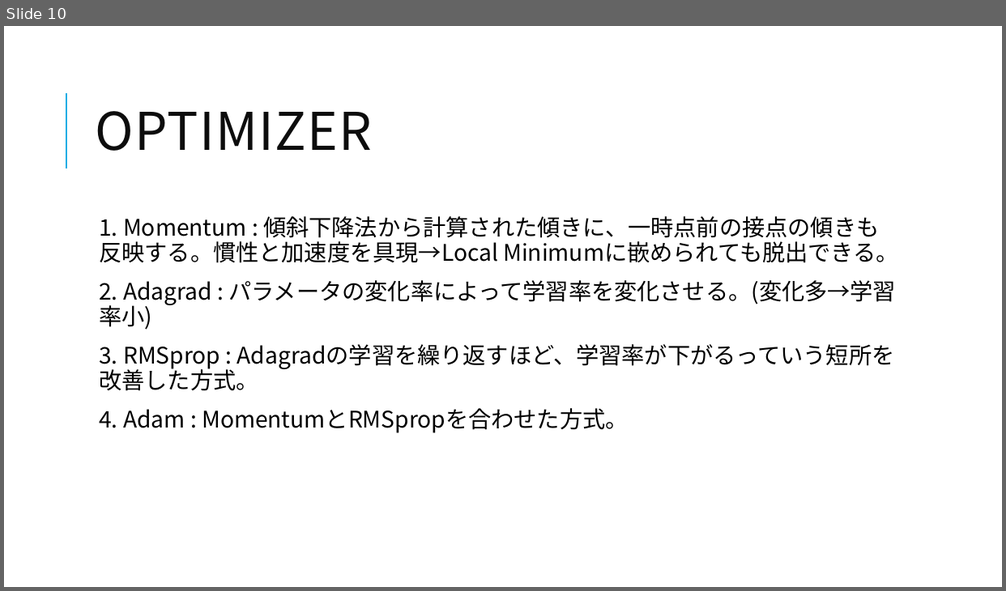
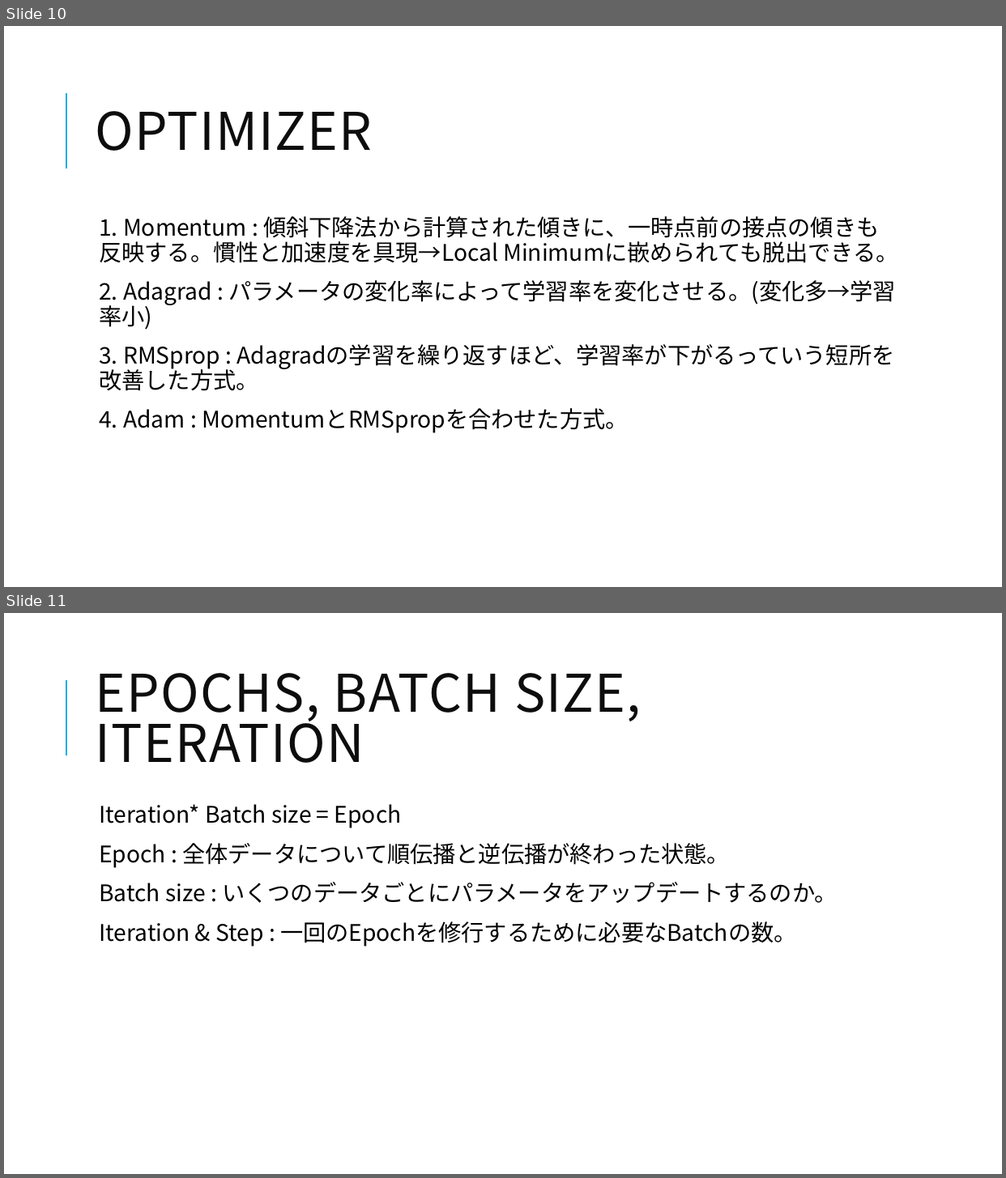
Before and after one commit to Sion1225/Study-Deeplearning-NLP, a slide deck: Presentation/ppt 7.pptx. Shown one above the other, each under a label of ours: slide 10 before the commit, slides 10 and 11 after it. The pictures are 1006x591 and 1006x1178 pixels, drawn with LibreOffice and Linux fonts; fonts in the diff are those of the drawing. Boxes give left, top, right and bottom in pixels: in the first picture for what was removed or moved away, otherwise in the second. Text is boxed around its words. In the diff, an @@ line names an element or a change of style, - is before the commit and + after.

Commit message:
22.12.18
Home

```diff
--- a/Presentation/ppt 7.pptx
+++ b/Presentation/ppt 7.pptx
@@ slide 11 added at (x1=4, y1=613, x2=1002, y2=1174), background #FFFFFF; not listed: 1 template element that a slide beside it also shows @@
@@ title added at (x1=96, y1=673, x2=641, y2=763), 50 pt, text #0D0D0D @@
+EPOCHS, BATCH SIZE, ITERATION
@@ text added at (x1=99, y1=804, x2=837, y2=947), 22 pt, text #000000 @@
+  Iteration* Batch size = Epoch
+  Epoch : 全体データについて順伝播と逆伝播が終わった状態。
+  Batch size : いくつのデータごとにパラメータをアップデートするのか。
+  Iteration & Step : 一回のEpochを修行するために必要なBatchの数。
```
